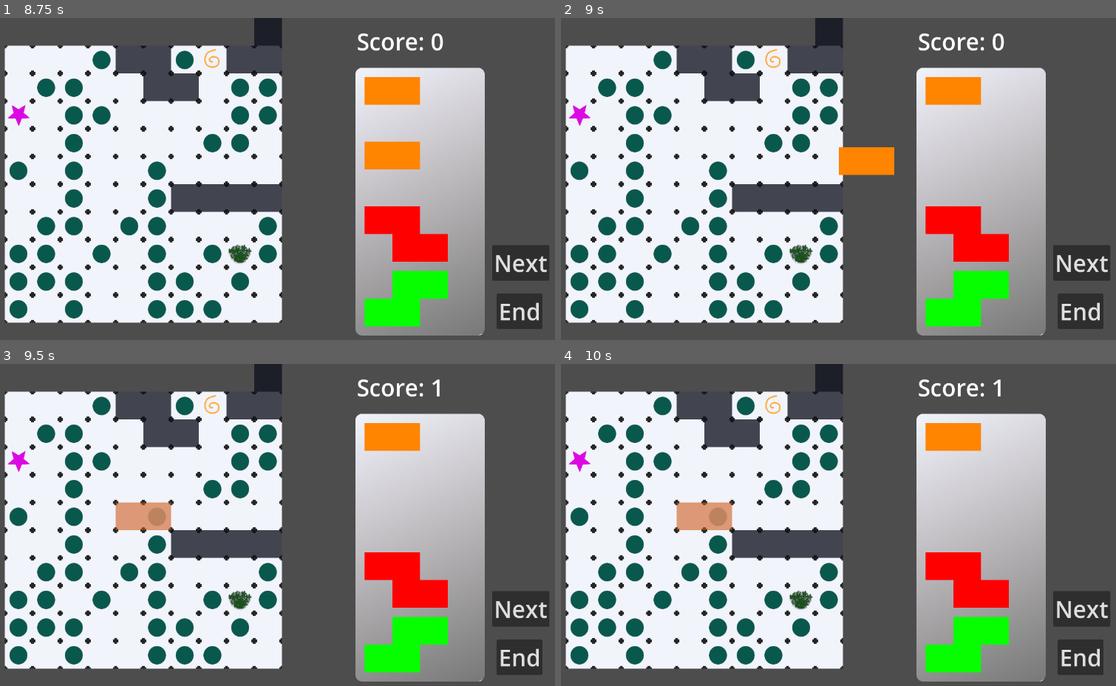
Above: before the commit, frames 1-4 (two rows, left to right).
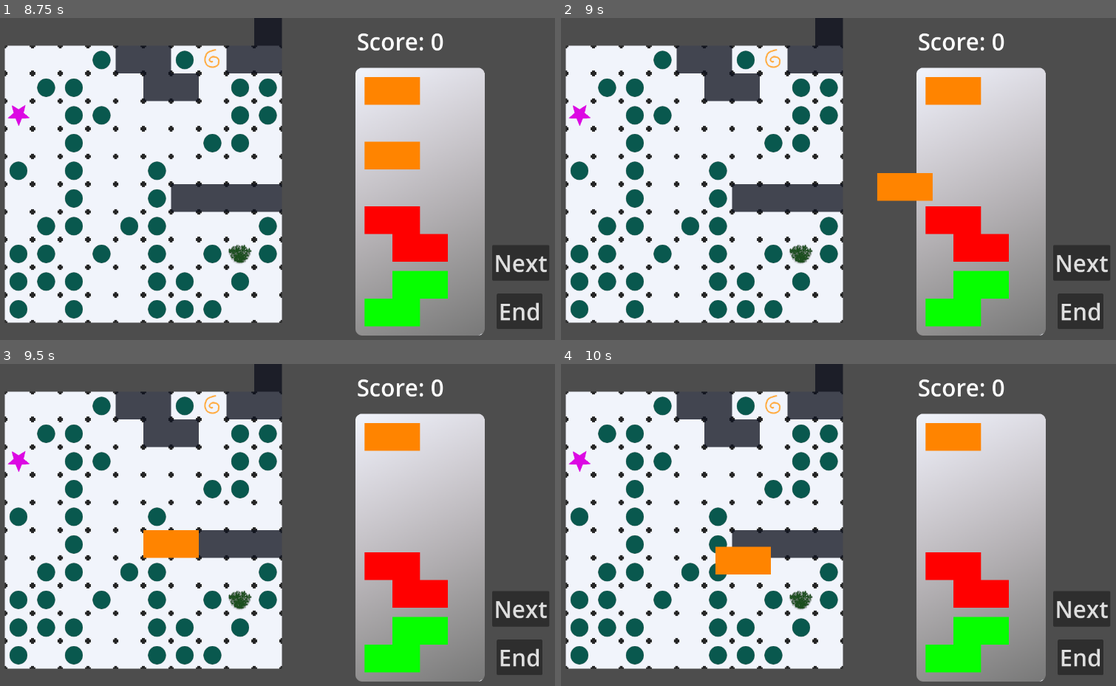
Above: after the commit, the same moments.

Repository: mDuo13/ld54
Game: Godot game, scene res://Scenes/PlayGame.tscn
Same seed, same stepped clock (60 frames per second), same inputs: the game is played once before the commit and once after it.
Inputs (mouse positions are in pixels of both pictures, inside the frame that each line leads up to):
- Up to frame 1 (8.75 s): click "Next" at 0.5 s; click "Next" at 1.25 s; click "End" at 2 s; click "End" at 2.75 s; click "Next" at 3.5 s; click "End" at 4.25 s; tap Enter at 5, 6.5, 8 s; drag from (144, 185) to (333, 111) at 5.02 s; tap Space at 5.75, 7.25 s; drag from (449, 233) to (144, 185) at 5.77 s; move the mouse to (94, 133) at 6.52 s; press the mouse at (94, 133) at 6.53 s; release the mouse at (94, 133) at 7.25 s; drag from (299, 185) to (94, 133) at 7.27 s; move the mouse to (183, 101) at 8.02 s; press the mouse at (183, 101) at 8.03 s
- Up to frame 2 (9 s): release the mouse at (744, 101) at 8.75 s; tap Space at 8.75 s; drag from (966, 166) to (705, 185) at 8.77 s
- Up to frame 3 (9.5 s): no input
- Up to frame 4 (10 s): move the mouse to (716, 547) at 9.52 s; press the mouse at (716, 547) at 9.53 s

Frame 1 is identical in both runs. In frame 2, 1.7% of the frame differs, in the area x 50-67%, y 40-57%; in frame 3, 1.8%, in the area x 20-80%, y 4-61%; in frame 4, 1.8%.

Commit message:
rotation

Diff:
--- a/Scripts/piece.gd
+++ b/Scripts/piece.gd
@@ -15,7 +15,8 @@
 		"cells" : [
 			1, 1
 		],
-		"type" : "basic"
+		"type" : "basic",
+		"points" : 1
 	},
 	"3" : {
 		"image" : preload("res://Assets/3_Piece.png"),
@@ -31,7 +32,8 @@
 			1, 1, 0, 0,
 			0, 1, 0, 0 # Rome's note: I changed this to match the sprite
 		],
-		"type" : "basic"
+		"type" : "basic",
+		"points" : 1
 	},
 	"L" : {
 		"image" : preload("res://Assets/L_Piece.png"),
@@ -47,7 +49,8 @@
 			1, 1, 1, 0,
 			1, 0, 0, 0
 		],
-		"type" : "advanced"
+		"type" : "advanced",
+		"points" : 2
 	},
 	"J" : {
 		"image" : preload("res://Assets/J_Piece.png"),
@@ -63,7 +66,8 @@
 			1, 1, 1, 0,
 			0, 0, 1, 0
 		],
-		"type" : "advanced"
+		"type" : "advanced",
+		"points" : 2
 	},
 	"T" : {
 		"image" : preload("res://Assets/T_Piece.png"),
@@ -81,7 +85,8 @@
 			1, 1, 1, 0,
 			0, 1, 0, 0
 		],
-		"type" : "advanced"
+		"type" : "advanced",
+		"points" : 2
 	},
 	"S" : {
 		"image" : preload("res://Assets/S_Piece.png"),
@@ -98,7 +103,8 @@
 			0, 1, 1, 0,
 			1, 1, 0, 0
 		],
-		"type" : "advanced"
+		"type" : "advanced",
+		"points" : 2
 	},
 	"Z" : {
 		"image" : preload("res://Assets/Z_Piece.png"),
@@ -116,7 +122,8 @@
 			1, 1, 0, 0,
 			0, 1, 1, 0
 		],
-		"type" : "advanced"
+		"type" : "advanced",
+		"points" : 2
 	},
 	"I" : {
 		"image" : preload("res://Assets/I_Piece.png"),
@@ -130,7 +137,8 @@
 			1, 1, 1, 1,
 			0, 0, 0, 0
 		],
-		"type" : "advanced"
+		"type" : "advanced",
+		"points" : 2
 	},
 	"O" : {
 		"image" : preload("res://Assets/O_Piece.png"),
@@ -144,13 +152,13 @@
 			1, 1, 0, 0,
 			1, 1, 0, 0
 		],
-		"type" : "advanced"
+		"type" : "advanced",
+		"points" : 2
 	}
 }
 
 var mouse_over = false
 var dragging = false
-var offset = Vector2(0, 0)
 var piece
 
 var by_type = {}
@@ -171,8 +179,8 @@
 	if not p:
 		p = pieces.keys()[randi() % pieces.size()]
 	piece = pieces[p]
-	get_node("Sprite2D").texture = piece["image"]
-	get_node("CollisionPolygon2D").polygon = piece["vertices"]
+	$Sprite2D.texture = piece["image"]
+	$CollisionPolygon2D.polygon = piece["vertices"]
 
 func set_piece_type(t: String = ""):
 	if not t:
@@ -181,21 +189,22 @@
 	set_piece(p)
 
 func score_value():
-	if piece.type == "basic":
-		return 1
-	else:
-		return 2
+	return piece.piece["points"]
 
 func _process(_delta):
 	if (mouse_over && !dragging && Input.is_action_just_pressed("select")):
-		offset = to_local(get_viewport().get_mouse_position())
 		dragging = true
 	if (dragging && Input.is_action_pressed("select")):
-		set_position(get_viewport().get_mouse_position() - offset)
+		set_position(get_viewport().get_mouse_position())
 	else:
 		if dragging == true:
 			emit_signal("piece_drop", position, self)
 		dragging = false
+	if dragging == true && Input.is_action_just_pressed("rotate_clockwise"):
+		self.rotation += PI / 2
+
+	if dragging == true && Input.is_action_just_pressed("rotate_counterclockwise"):
+		self.rotation -= PI / 2
 
 func _mouse_enter():
 	mouse_over = true
